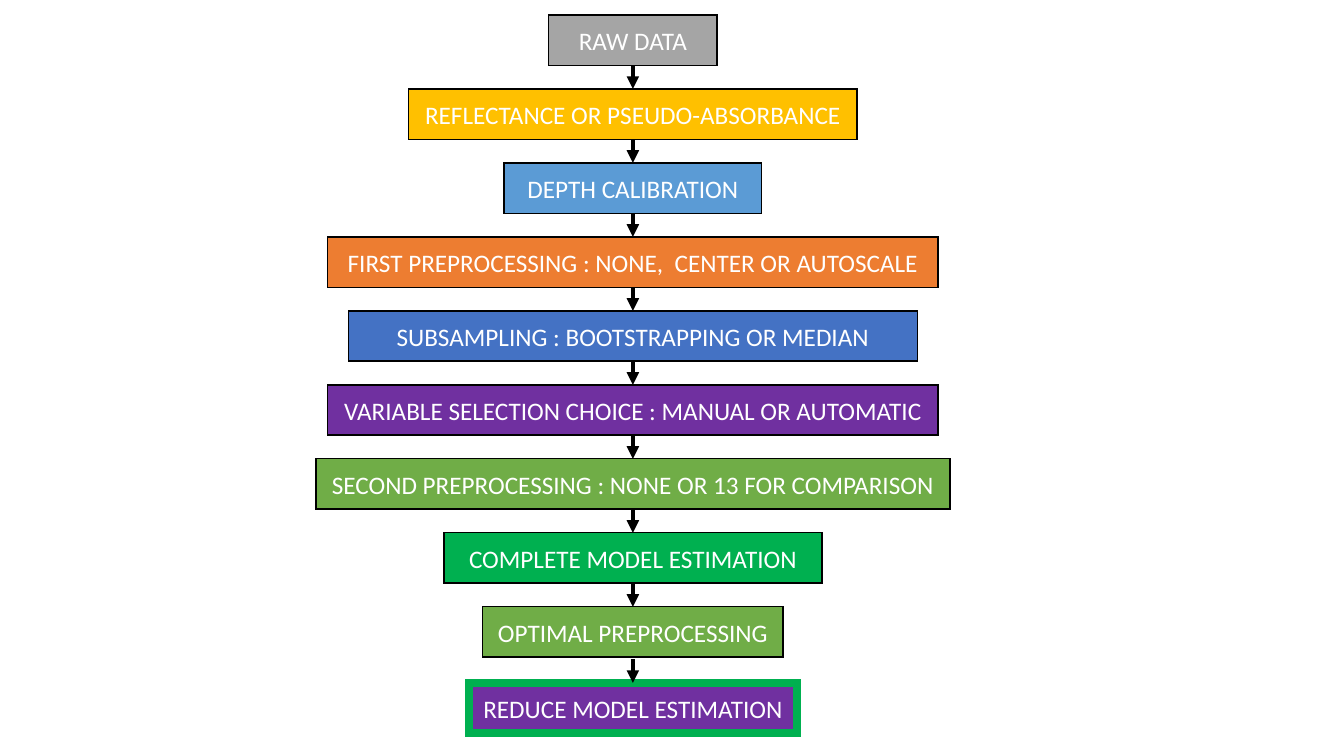
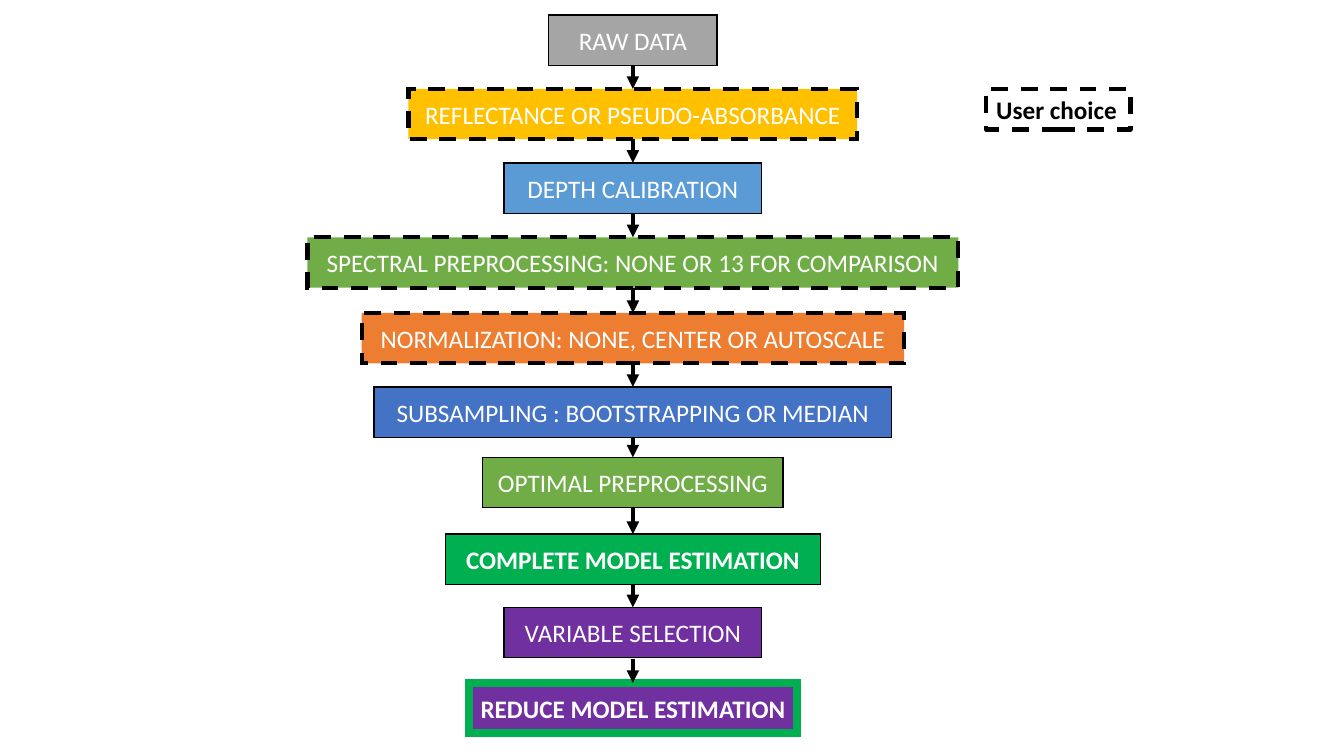
Before and after one commit to JacqKevin/HSI_PLSR, a slide deck: slide 1 of CreateModel.pptx. Drawn at 1344x756 pixels with LibreOffice and Linux fonts; fonts in the diff are those of the drawing. Boxes give left, top, right and bottom in pixels: in the first picture for what was removed or moved away, otherwise in the second. Text is boxed around its words. In the diff, an @@ line names an element or a change of style, - is before the commit and + after.

```diff
--- a/CreateModel.pptx
+++ b/CreateModel.pptx
@@ rectangle added at bbox=[986, 89, 1130, 129], outline #000000 3 pt dashed, 18 pt, text #000000, bold @@
+User choice
@@ outline #000000 1 pt to #000000 3 pt dashed in 3 elements at bbox=[408, 89, 857, 139], bbox=[362, 314, 904, 364], bbox=[308, 237, 959, 287] @@
@@ rectangle "SPECTRAL PREPROCESSING: NONE OR 13 ...": place and size @@
-rectangle "SPECTRAL PREPROCESSING: NONE OR 13 ..." at bbox=[316, 459, 950, 509]
+rectangle "SPECTRAL PREPROCESSING: NONE OR 13 ..." at bbox=[308, 237, 959, 287]
@@ text in rectangle at bbox=[327, 255, 939, 272]: text changed @@
-SECOND PREPROCESSING : NONE OR 13 FOR COMPARISON
+SPECTRAL PREPROCESSING: NONE OR 13 FOR COMPARISON
@@ arrow moved from (633, 509) - (633, 533) to (633, 287) - (633, 314) @@
@@ rectangle "NORMALIZATION: NONE, CENTER OR AUTOSCALE": place and size @@
-rectangle "NORMALIZATION: NONE, CENTER OR AUTOSCALE" at bbox=[328, 237, 939, 287]
+rectangle "NORMALIZATION: NONE, CENTER OR AUTOSCALE" at bbox=[362, 314, 904, 364]
@@ text in rectangle at bbox=[381, 331, 885, 351]: text changed @@
-FIRST PREPROCESSING : NONE, CENTER OR AUTOSCALE
+NORMALIZATION: NONE, CENTER OR AUTOSCALE
@@ rectangle "SUBSAMPLING : BOOTSTRAPPING OR MEDIAN": place and size @@
-rectangle "SUBSAMPLING : BOOTSTRAPPING OR MEDIAN" at bbox=[349, 311, 918, 361]
+rectangle "SUBSAMPLING : BOOTSTRAPPING OR MEDIAN" at bbox=[374, 387, 891, 438]
@@ arrow moved from (633, 287) - (633, 311) to (633, 364) - (633, 387) @@
@@ arrow moved from (633, 361) - (633, 385) to (633, 438) - (633, 458) @@
@@ rectangle "OPTIMAL PREPROCESSING": place and size @@
-rectangle "OPTIMAL PREPROCESSING" at bbox=[483, 607, 783, 657]
+rectangle "OPTIMAL PREPROCESSING" at bbox=[483, 458, 783, 508]
@@ arrow moved from (633, 436) - (633, 459) to (633, 508) - (633, 534) @@
@@ rectangle "COMPLETE MODEL ESTIMATION" at bbox=[446, 534, 821, 585]: bold on @@
@@ rectangle "VARIABLE SELECTION": place and size @@
-rectangle "VARIABLE SELECTION" at bbox=[328, 385, 939, 436]
+rectangle "VARIABLE SELECTION" at bbox=[504, 607, 762, 657]
@@ text in rectangle at bbox=[525, 625, 741, 642]: text changed @@
-VARIABLE SELECTION CHOICE : MANUAL OR AUTOMATIC
+VARIABLE SELECTION
@@ rectangle "REDUCE MODEL ESTIMATION" at bbox=[469, 683, 798, 733]: bold on @@
```
